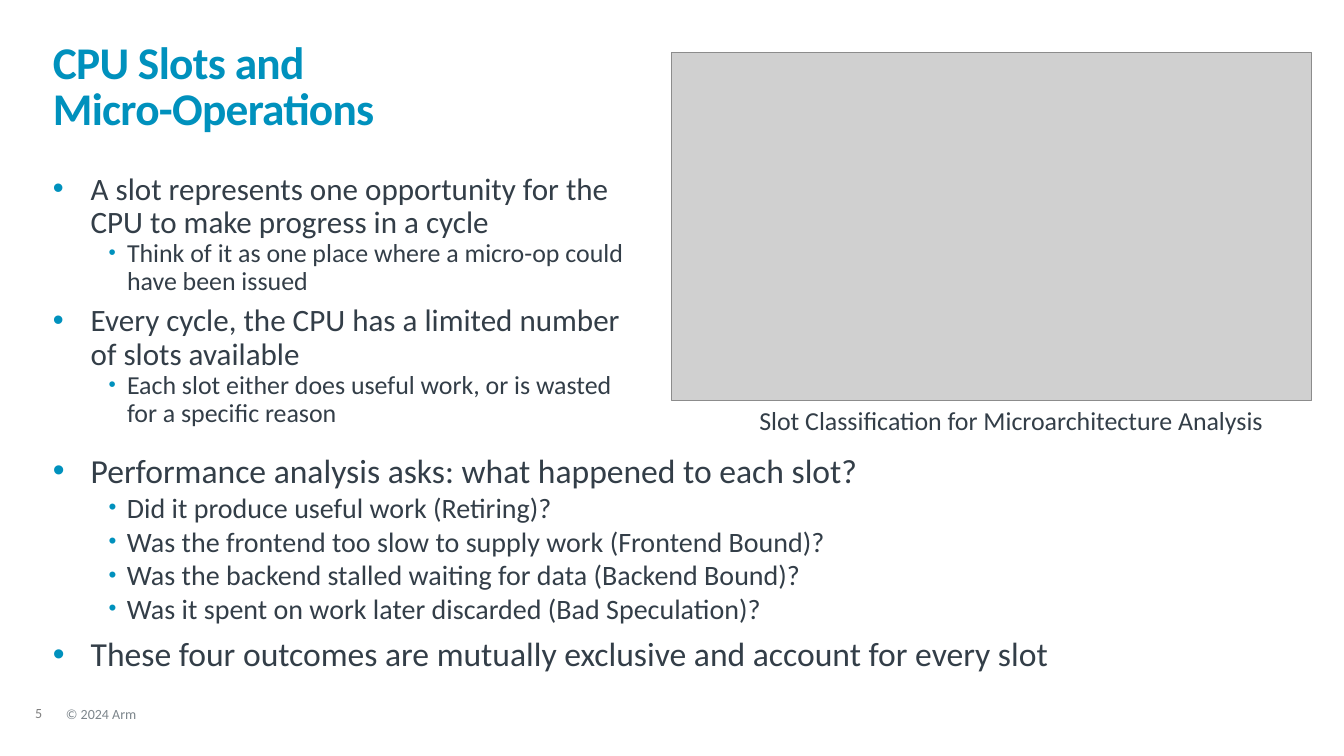
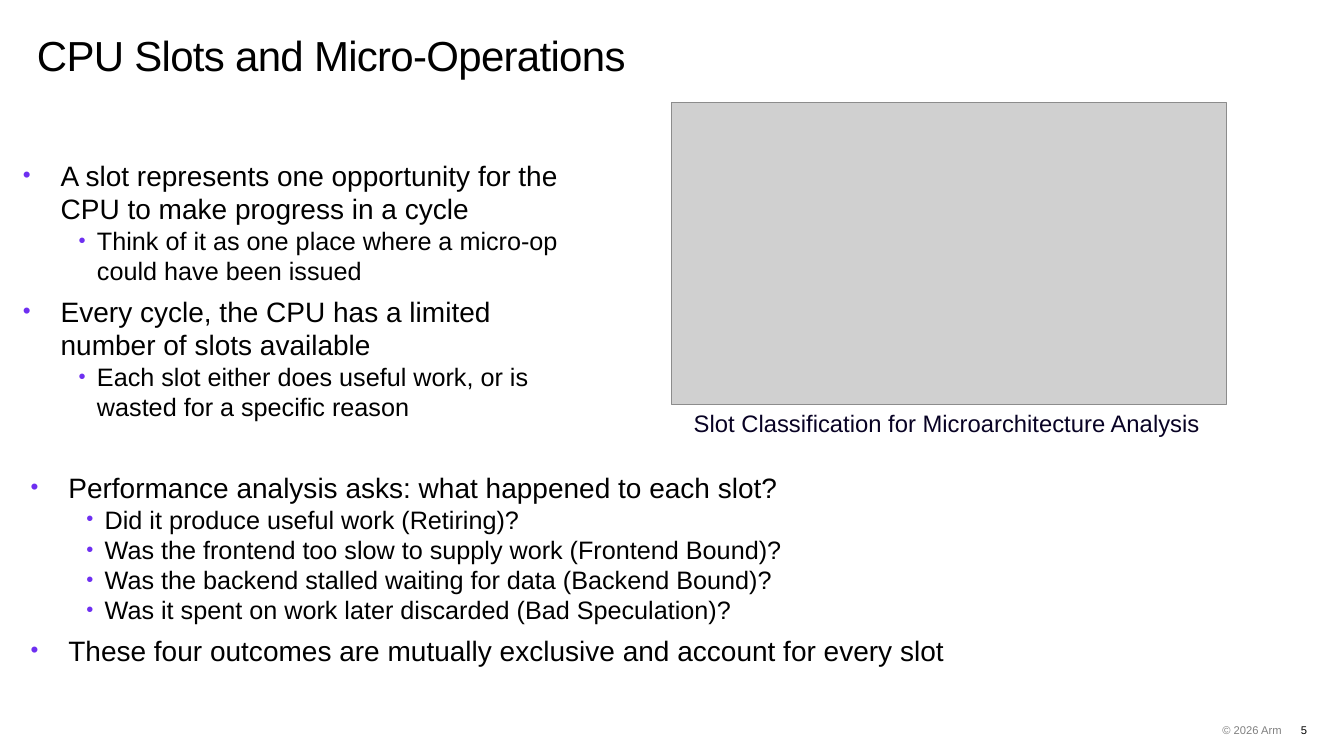
Before and after one commit to OliverGrainge/Arm-Total-Performance, a slide deck: slide 5 of slides.pptx. Drawn at 1344x756 pixels with LibreOffice and Linux fonts; fonts in the diff are those of the drawing; grey boxes stand for pictures; background and template pictures are left out. Boxes give left, top, right and bottom in pixels: in the first picture for what was removed or moved away, otherwise in the second. Text is boxed around its words. In the diff, an @@ line names an element or a change of style, - is before the commit and + after.

Commit message:
Updating slides with new 2026 format

```diff
--- a/slides.pptx
+++ b/slides.pptx
@@ title "CPU Slots and Micro-Operations": place and size @@
-title "CPU Slots and Micro-Operations" at <box>53,47,374,132</box>
+title "CPU Slots and Micro-Operations" at <box>37,40,625,79</box>
@@ title "CPU Slots and Micro-Operations" at <box>37,40,625,79</box>: size 32.4 to 30 pt, font Calibri to Arial, text colour #0091BD to #000000, bold off; vertical alignment middle to top @@
@@ picture: place and size @@
-picture at <box>673,52,1313,400</box>
+picture at <box>673,103,1227,404</box>
@@ text "A slot represents one opportunity ...": place and size @@
-text "A slot represents one opportunity ..." at <box>91,178,623,426</box>
+text "A slot represents one opportunity ..." at <box>61,165,558,422</box>
@@ text "A slot represents one opportunity ..." at <box>61,165,558,422</box>: size 22.2 to 20 pt in "A slot represents one opportunity for the ...", "Every cycle, the CPU has a limited ..."; font Calibri to Arial, text colour #333E48 to #000000; size 18.5 to 18 pt in "Think of it as one place where ...", "Each slot either does useful work, or ..."; line spacing 0.9 to 1; bullet colour #0091BD to #6E2FF1 @@
@@ text "Slot Classification for Microarchitecture Analysis": place and size @@
-text "Slot Classification for Microarchitecture Analysis" at <box>759,412,1263,434</box>
+text "Slot Classification for Microarchitecture Analysis" at <box>694,414,1200,437</box>
@@ text "Slot Classification for Microarchitecture Analysis" at <box>694,414,1200,437</box>: size 18.5 to 17 pt, font Calibri to Arial, text colour #333E48 to #080224; line spacing 1 to 0.9 @@
@@ text "Performance analysis asks: what happened ...": place and size @@
-text "Performance analysis asks: what happened ..." at <box>91,459,1048,672</box>
+text "Performance analysis asks: what happened ..." at <box>68,477,944,666</box>
@@ text "Performance analysis asks: what happened ..." at <box>68,477,944,666</box>: size 24 to 20 pt in "Performance analysis asks: what happened to each ...", "These four outcomes are mutually exclusive and ..."; font Calibri to Arial, text colour #333E48 to #000000; size 20 to 18 pt in "Did it produce useful work (Retiring)?", "Was the frontend too slow to supply ...", "Was the backend stalled waiting for data ...", "Was it spent on work later discarded ..."; bullet colour #0091BD to #6E2FF1 @@
@@ text removed at <box>81,710,136,719</box> @@
-© 2024 Arm
@@ text added at <box>1234,726,1282,734</box>, 8 pt, text #000000 at 50% opacity @@
+© 2026 Arm
@@ page number: place and size @@
-page number at <box>35,709,42,718</box>
+page number at <box>1301,726,1307,734</box>
@@ page number at <box>1301,726,1307,734</box>: size 10 to 8 pt, font Calibri to Arial, text colour #7F7F7F to #000000; alignment left to right @@
```
Also in this commit, not shown: 24 other slides changed, 73 slides added.
